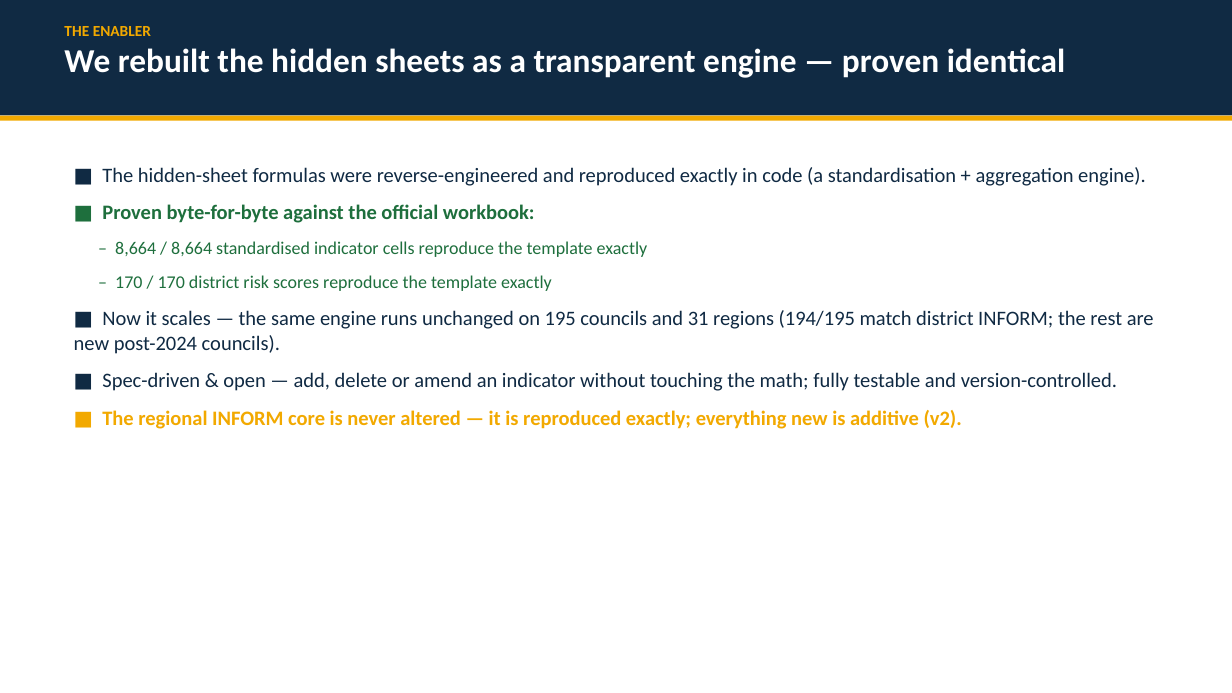
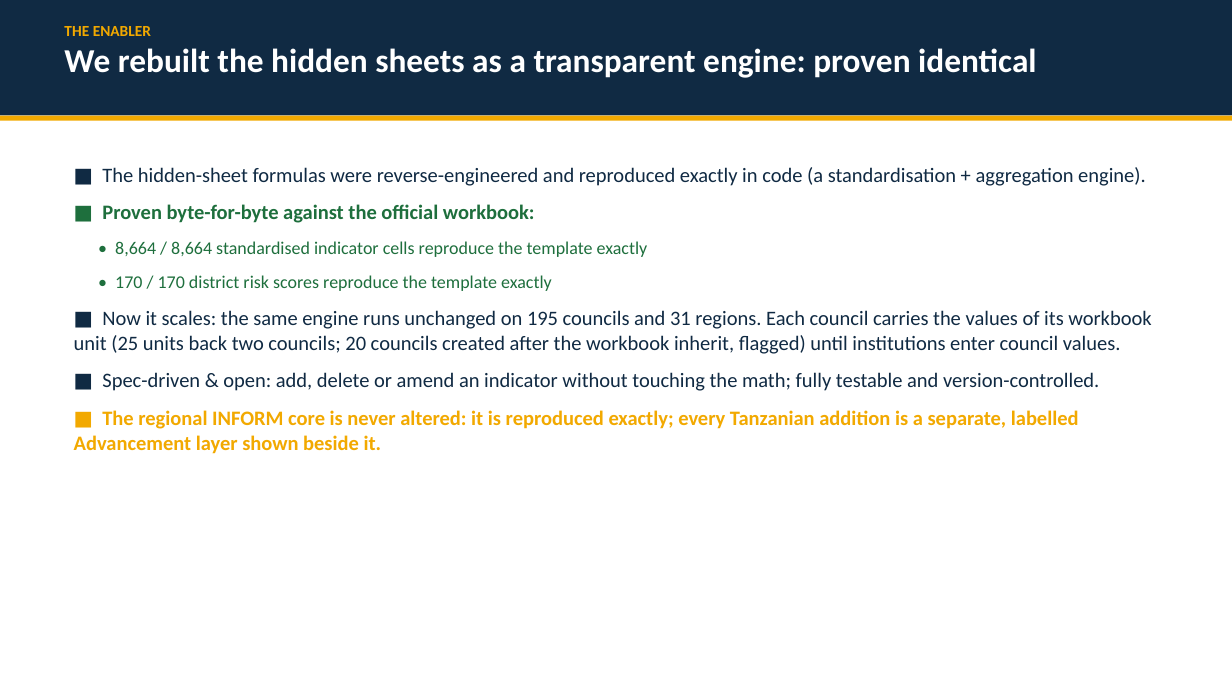
Before and after one commit to masuby/model, a slide deck: slide 8 of docs/INFORM_Tanzania_Subnational_Risk.pptx. Drawn at 1232x693 pixels with LibreOffice and Linux fonts; fonts in the diff are those of the drawing. Boxes give left, top, right and bottom in pixels: in the first picture for what was removed or moved away, otherwise in the second. Text is boxed around its words. In the diff, an @@ line names an element or a change of style, - is before the commit and + after.

```diff
--- a/docs/INFORM_Tanzania_Subnational_Risk.pptx
+++ b/docs/INFORM_Tanzania_Subnational_Risk.pptx
@@ text at (64,48,1036,78): text changed @@
-We rebuilt the hidden sheets as a transparent engine — proven identical
+We rebuilt the hidden sheets as a transparent engine: proven identical
@@ text at (74,241,1151,454): text changed @@
-– 8,664 / 8,664 standardised indicator cells reproduce the template exactly
-– 170 / 170 district risk scores reproduce the template exactly
-■ Now it scales — the same engine runs unchanged on 195 councils and 31 regions (194/195 match district INFORM; the rest are new post-2024 councils).
-■ Spec-driven & open — add, delete or amend an indicator without touching the math; fully testable and version-controlled.
-■ The regional INFORM core is never altered — it is reproduced exactly; everything new is additive (v2).
+• 8,664 / 8,664 standardised indicator cells reproduce the template exactly
+• 170 / 170 district risk scores reproduce the template exactly
+■ Now it scales: the same engine runs unchanged on 195 councils and 31 regions. Each council carries the values of its workbook unit (25 units back two councils; 20 councils created after the workbook inherit, flagged) until institutions enter council values.
+■ Spec-driven & open: add, delete or amend an indicator without touching the math; fully testable and version-controlled.
+■ The regional INFORM core is never altered: it is reproduced exactly; every Tanzanian addition is a separate, labelled Advancement layer shown beside it.
```
Also in this commit, not shown: 11 other slides changed, 55 other files.
